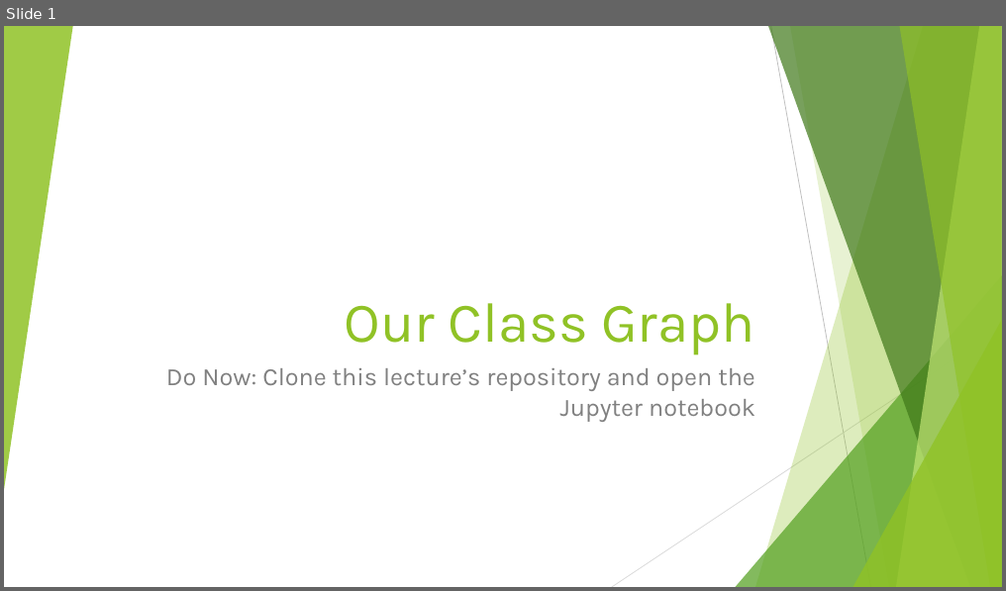
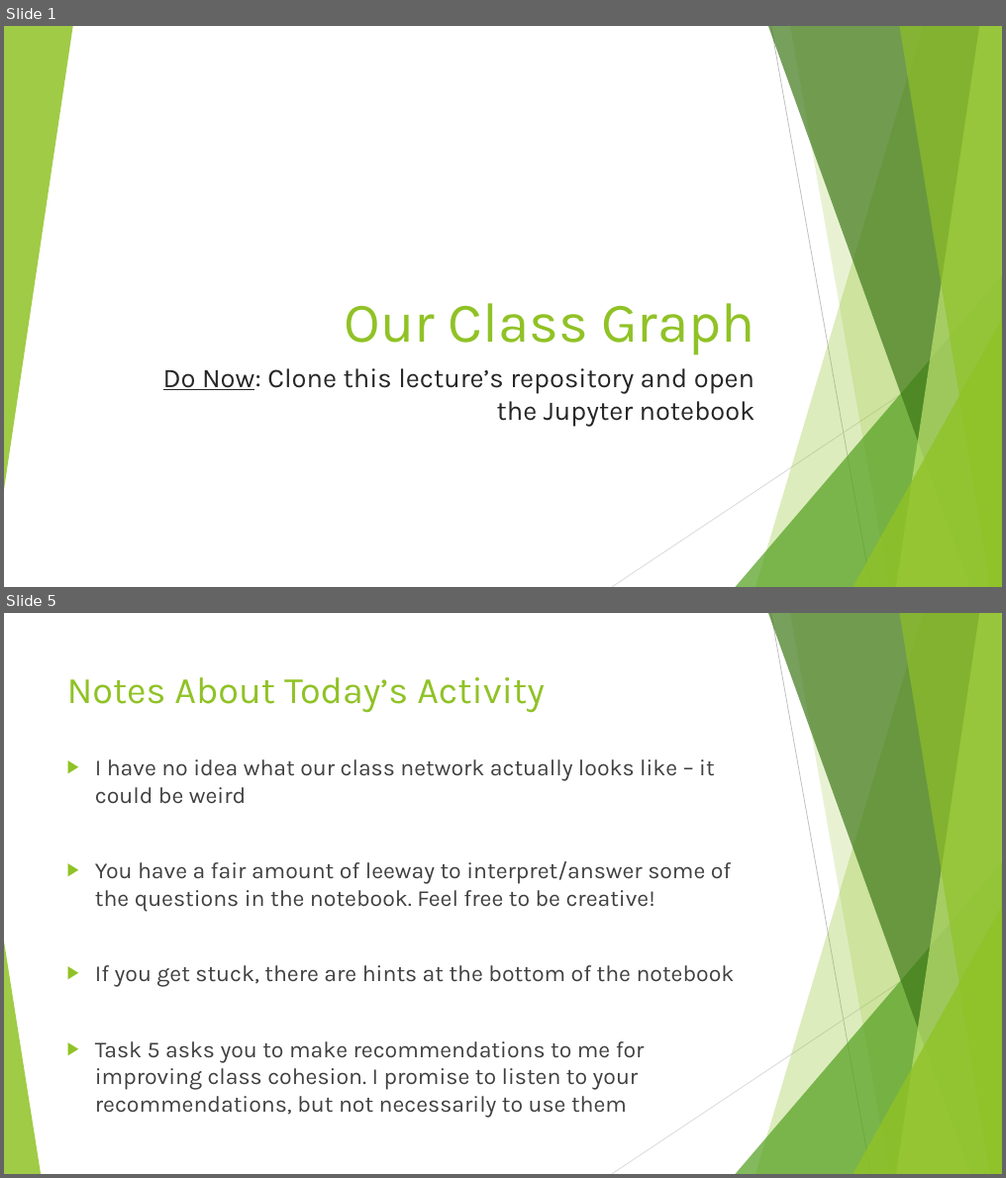
Before and after one commit to DavidBraslow/Our-Class-Graph, a slide deck: Our Class Graph Slides.pptx. Shown one above the other, each under a label of ours: slide 1 before the commit, slides 1 and 5 after it; the slides between them are not shown. The pictures are 1006x591 and 1006x1178 pixels, drawn with LibreOffice and Linux fonts; fonts in the diff are those of the drawing. Boxes give left, top, right and bottom in pixels: in the first picture for what was removed or moved away, otherwise in the second. Text is boxed around its words. In the diff, an @@ line names an element or a change of style, - is before the commit and + after.

```diff
--- a/Our Class Graph Slides.pptx
+++ b/Our Class Graph Slides.pptx
@@ slide 5 added at bbox=[4, 613, 1002, 1174], background #FFFFFF; not listed: 9 template elements that a slide beside it also shows @@
@@ title added at bbox=[67, 677, 545, 713], 36 pt, text #90C226 @@
+Notes About Today’s Activity
@@ text added at bbox=[95, 760, 735, 1118], 22 pt, text #404040 @@
+▶ I have no idea what our class network actually looks like – it could be weird
+▶ You have a fair amount of leeway to interpret/answer some of the questions in the notebook. Feel free to be creative!
+▶ If you get stuck, there are hints at the bottom of the notebook
+▶ Task 5 asks you to make recommendations to me for improving class cohesion. I promise to listen to your recommendations, but not necessarily to use them
@@ triangle added at bbox=[4, 942, 41, 1174], fill #90C226 at 85% opacity @@
@@ slide 1 changed as well @@
@@ subtitle "Do Now: Clone this lecture’s ..." at bbox=[163, 369, 755, 427]: size 24 to 26 pt, text colour #808080 to #262626; underline on in "Do Now:" @@
```
Also in this commit, not shown: 7 other slides added, 2 other files.
